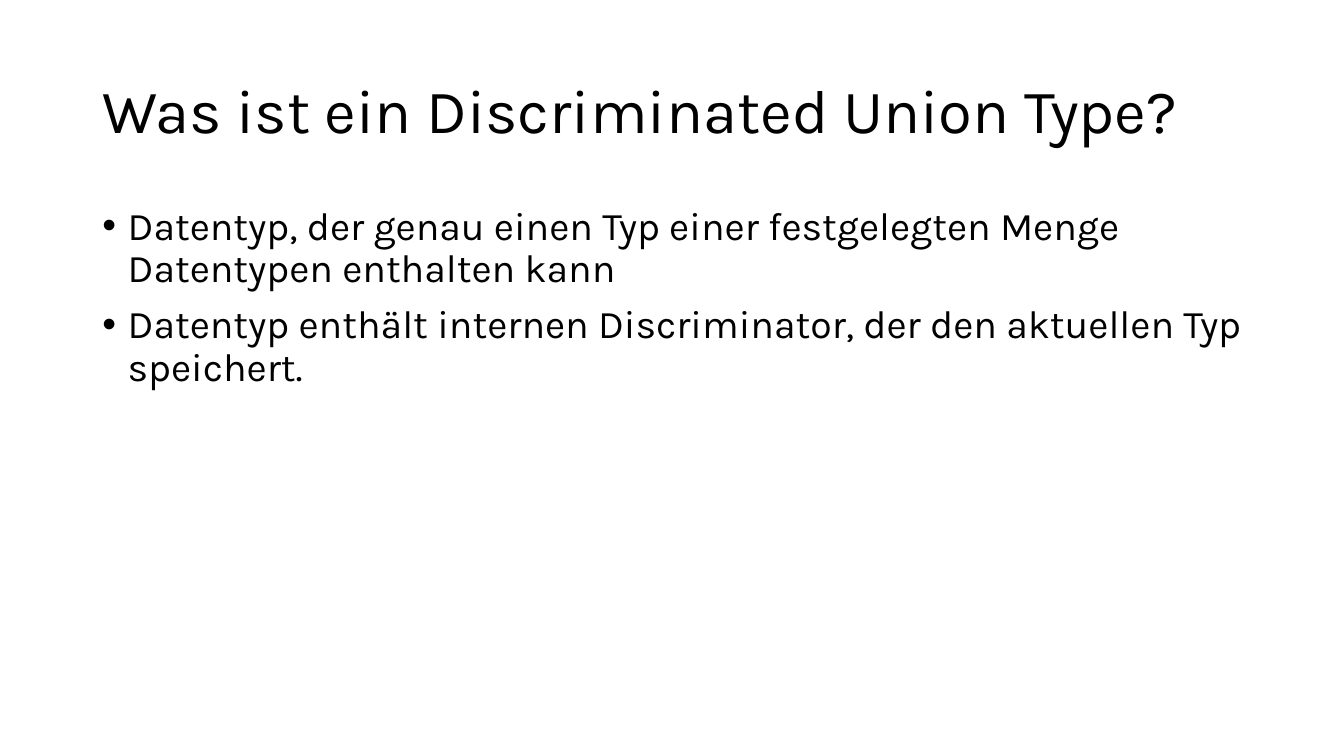
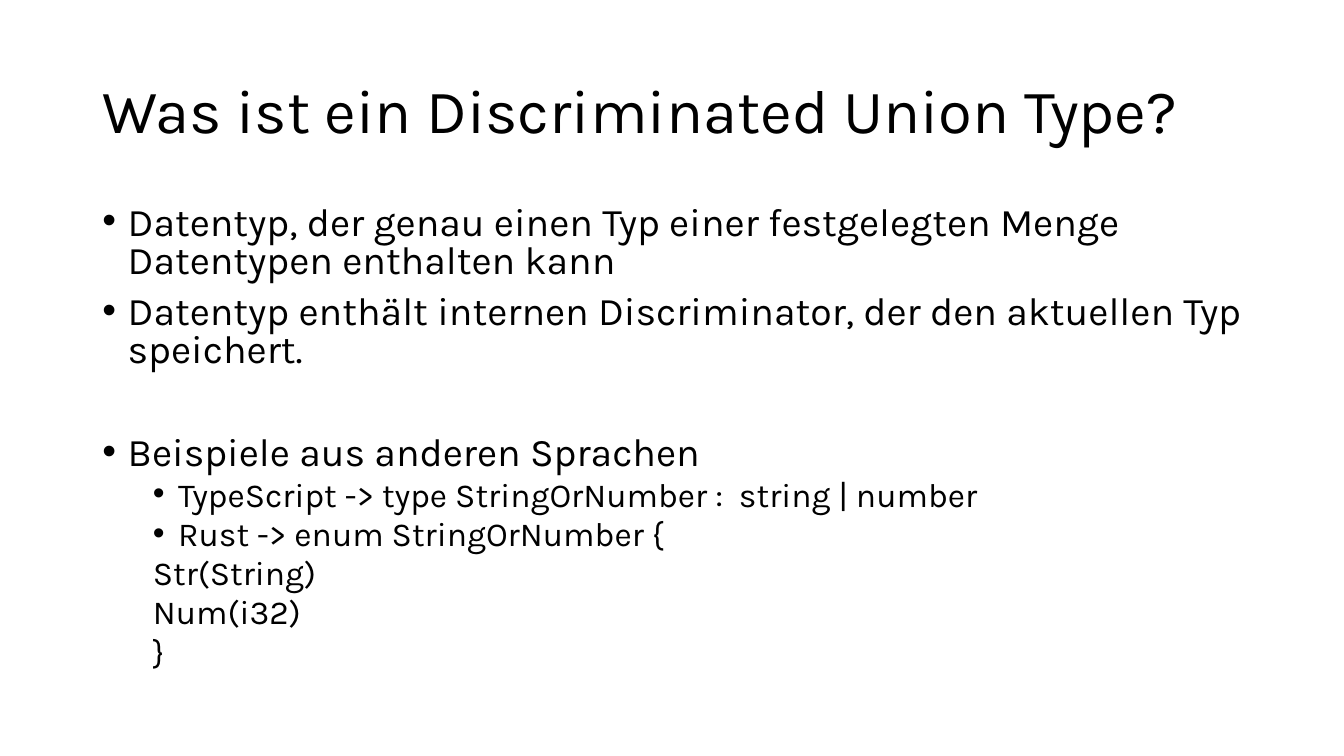
Before and after one commit to lukassteggers/OneOf, a slide deck: slide 3 of OneOf_Praesentation.pptx. Drawn at 1344x756 pixels with LibreOffice and Linux fonts; fonts in the diff are those of the drawing. Boxes give left, top, right and bottom in pixels: in the first picture for what was removed or moved away, otherwise in the second. Text is boxed around its words. In the diff, an @@ line names an element or a change of style, - is before the commit and + after.

```diff
--- a/OneOf_Praesentation.pptx
+++ b/OneOf_Praesentation.pptx
@@ text at <box>128,209,1241,373</box>: line spacing 0.9 to 0.8 @@
@@ text at <box>128,439,977,628</box>: paragraphs added @@
+• Beispiele aus anderen Sprachen
+  • TypeScript -> type StringOrNumber : string | number
+  • Rust -> enum StringOrNumber {
+  Str(String)
+  Num(i32)
+  }
```
Also in this commit, not shown: 4 other slides changed, 5 slides added.
